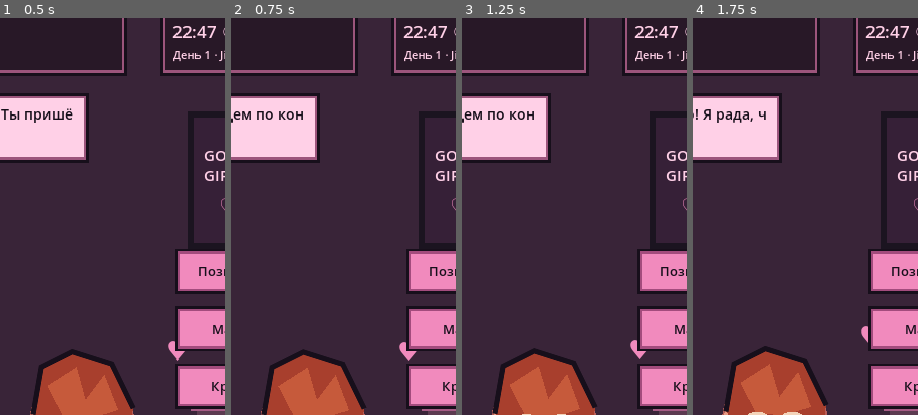
Above: before the commit, frames 1-4 (left to right).
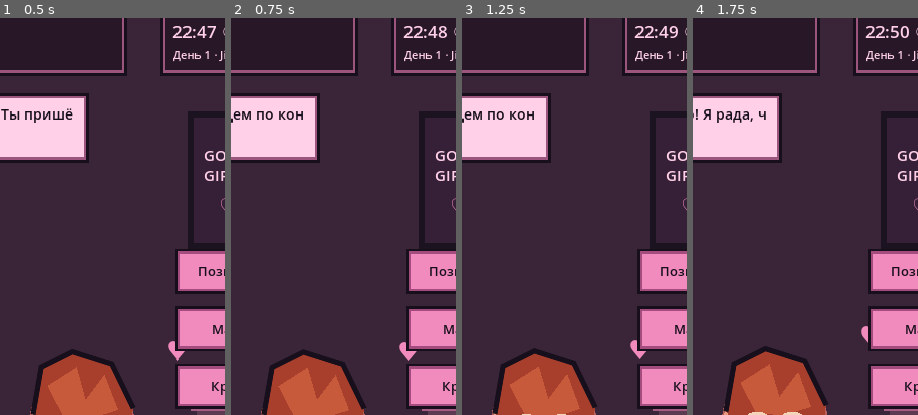
Above: after the commit, the same moments.

Repository: babymurderr0711/jia-android
Game: Godot game, scene res://Main.tscn
Two runs of this game, one before a commit and one after it. Both use one fixed random seed, a clock stepped at 60 frames per second and the inputs below.
Inputs (mouse positions are % of the whole screen's width and height, from its top left):
- Up to frame 1 (0.5 s): no input
- Up to frame 2 (0.75 s): move the mouse to (72, 45) at 0.52 s; click (72, 45) at 0.67 s
- Up to frame 3 (1.25 s): no input
- Up to frame 4 (1.75 s): drag from (30, 55) to (45, 70) at 1.27 s
The pictures show only the part of the screen within x 30-80%, y 2-52%; the shares and areas given below are measured in that part.

Frame 1 is identical in both runs. In frame 2, less than 0.1% of the frame differs, in the area x 92-96%, y 2-6%; in frame 3, less than 0.1%; in frame 4, 0.2%, in the area x 87-96%, y 2-6%.

Commit message:
Fix fractional in-game clock accumulation

Diff:
--- a/godot/main.gd
+++ b/godot/main.gd
@@ -47,6 +47,7 @@
 var joint_sway := 0.0
 var save_clock := 0.0
 var game_minutes := 1367
+var game_clock_fraction := 0.0
 var elapsed_game_seconds := 0.0
 
 func _ready() -> void:
@@ -86,7 +87,11 @@
 func _process(delta: float) -> void:
 	time_passed += delta
 	elapsed_game_seconds += delta
-	game_minutes = (game_minutes + int(delta * 2.0)) % 1440
+	game_clock_fraction += delta * 2.0
+	var minute_ticks := int(game_clock_fraction)
+	if minute_ticks > 0:
+		game_minutes = (game_minutes + minute_ticks) % 1440
+		game_clock_fraction -= float(minute_ticks)
 	save_clock += delta
 	if save_clock >= 12.0:
 		save_clock = 0.0
